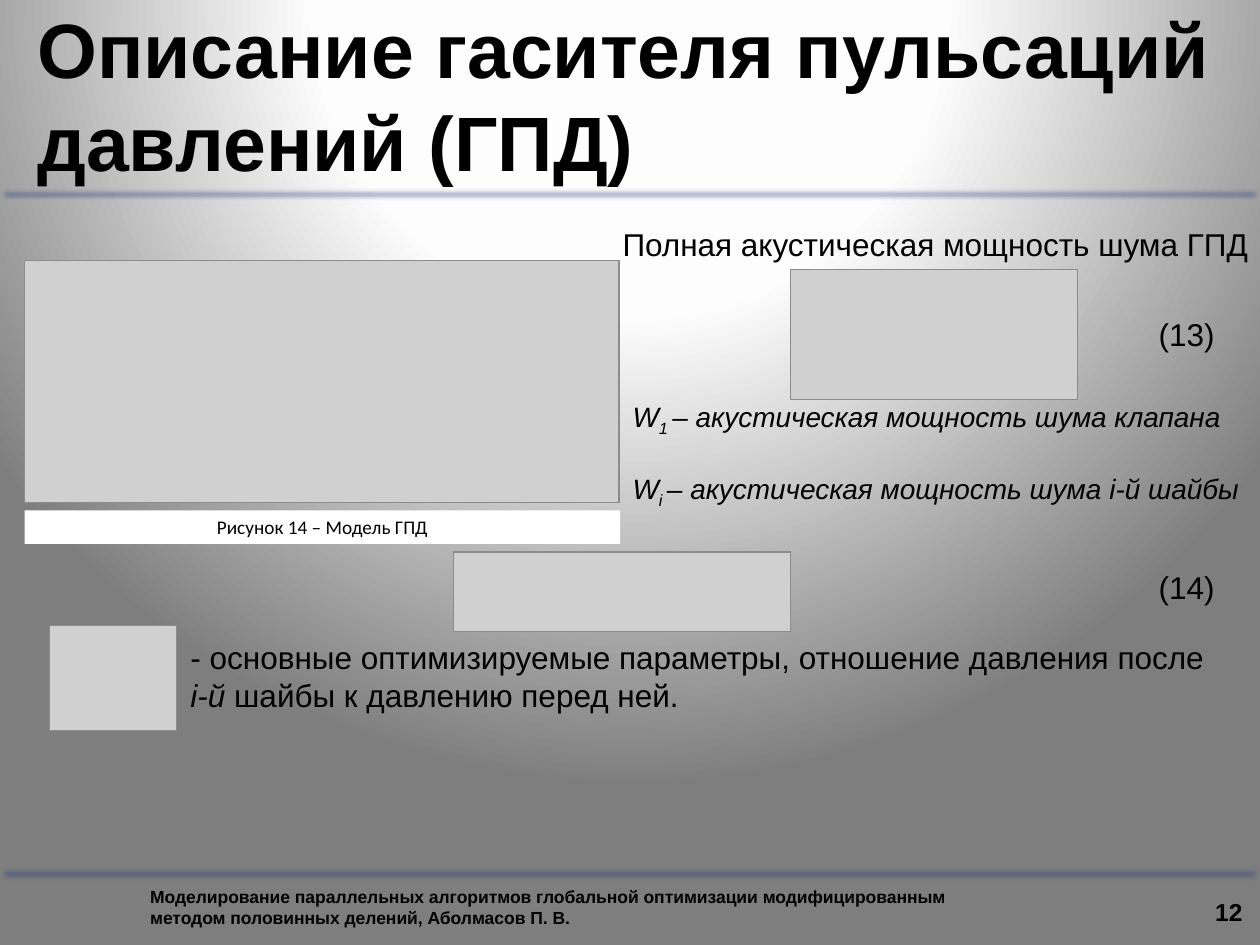
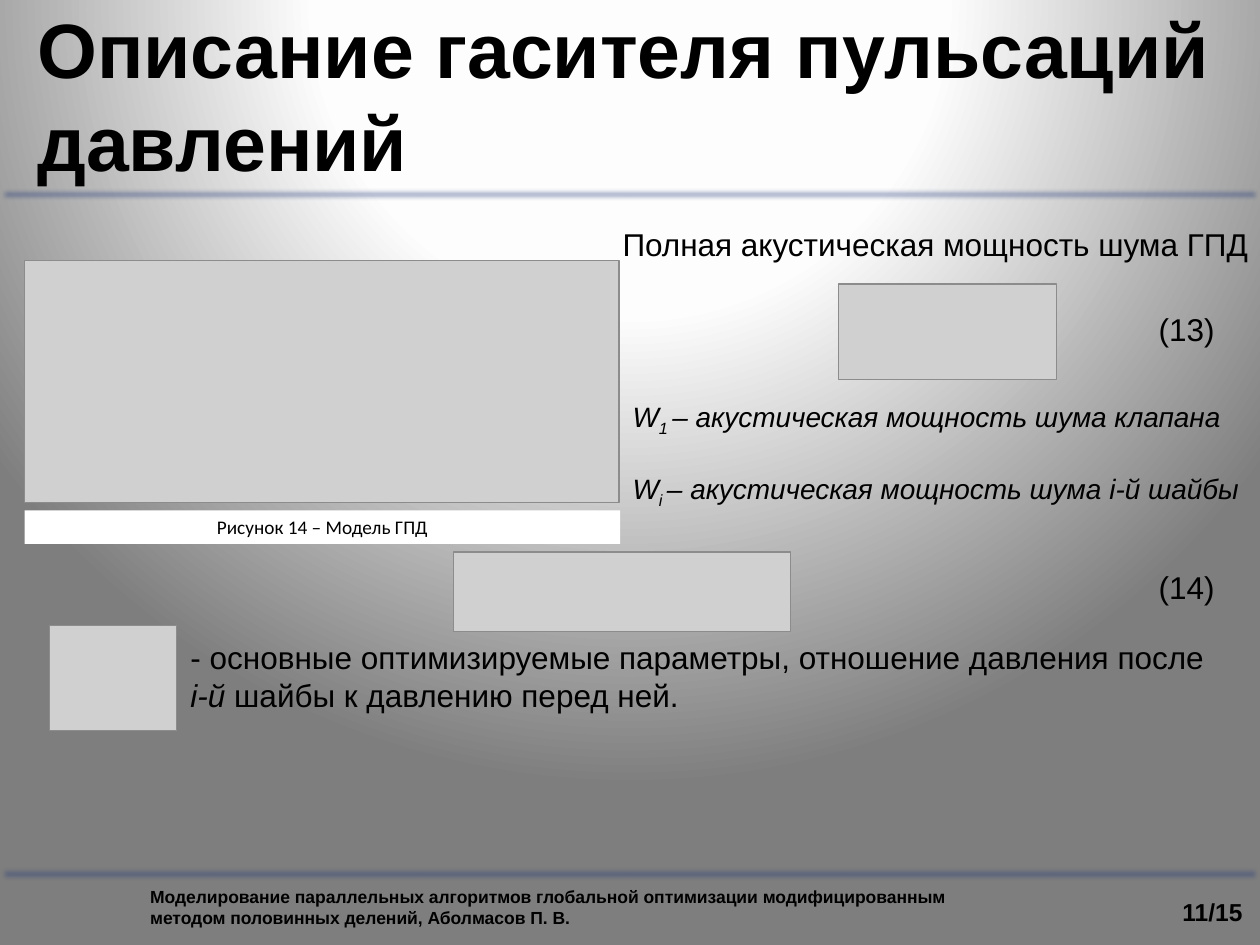
Before and after one commit to graf-abolmasov/PGraph, a slide deck: slide 11 of documentation/Презентация.pptx (slide 12 before the commit). Drawn at 1260x945 pixels with LibreOffice and Linux fonts; fonts in the diff are those of the drawing; grey boxes stand for pictures; background and template pictures are left out. Boxes give left, top, right and bottom in pixels: in the first picture for what was removed or moved away, otherwise in the second. Text is boxed around its words. In the diff, an @@ line names an element or a change of style, - is before the commit and + after.

```diff
--- a/documentation/Презентация.pptx
+++ b/documentation/Презентация.pptx
@@ title at bbox=[37, 17, 1209, 185]: text changed @@
-Описание гасителя пульсаций давлений (ГПД)
+Описание гасителя пульсаций давлений
@@ picture: place and size @@
-picture at bbox=[790, 270, 1077, 399]
+picture at bbox=[838, 284, 1056, 379]
@@ text "(13)": place and size @@
-text "(13)" at bbox=[1159, 323, 1215, 352]
+text "(13)" at bbox=[1159, 318, 1215, 347]
@@ page number at bbox=[1182, 903, 1242, 922]: text changed @@
-12
+11/15
```
Also in this commit, not shown: 9 other slides changed, 1 slide removed, 6 other files.
